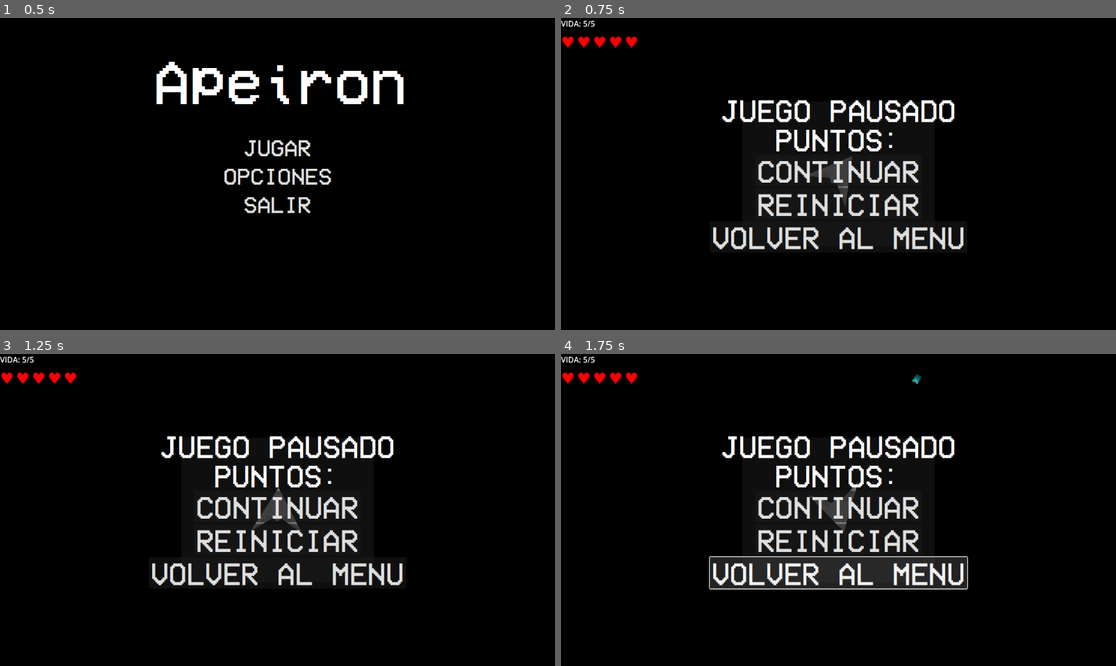
Above: before the commit, frames 1-4 (two rows, left to right).
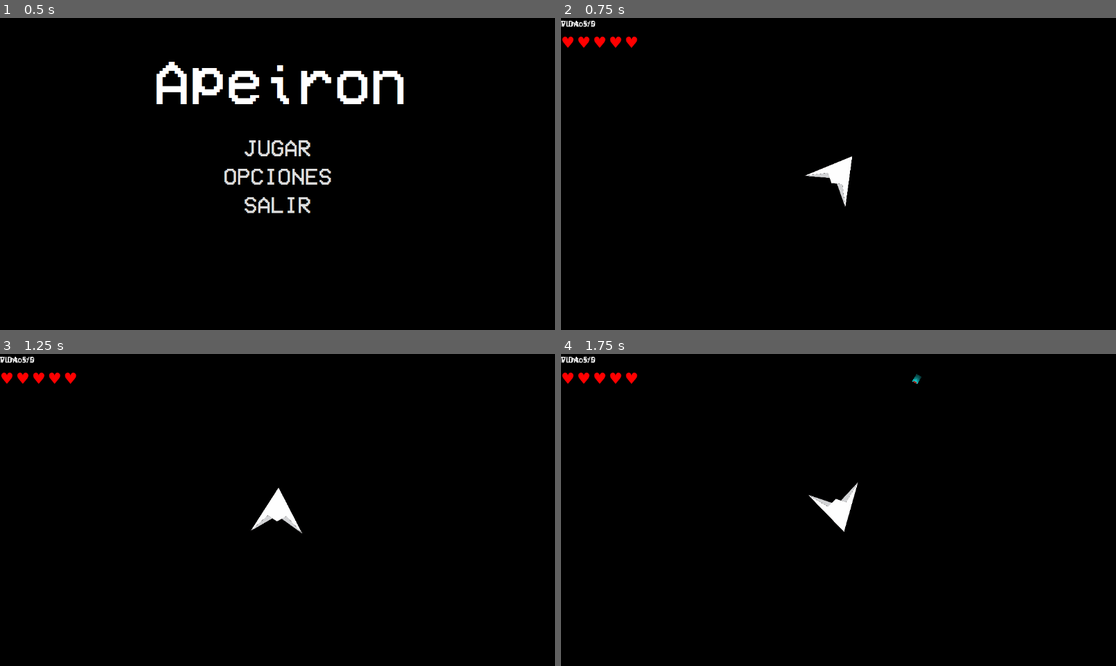
Above: after the commit, the same moments.

Repository: Maretesus666/Apeiron
Game: Godot game, scene res://scenes/menu.tscn
Two runs of this game, one before a commit and one after it. Both use one fixed random seed, a clock stepped at 60 frames per second and the inputs below.
Inputs (mouse positions are in pixels of both pictures, inside the frame that each line leads up to):
- Up to frame 1 (0.5 s): no input
- Up to frame 2 (0.75 s): click "JUGAR" at 0.5 s
- Up to frame 3 (1.25 s): no input
- Up to frame 4 (1.75 s): click (838, 572) at 1.25 s, where only the run before the commit has a clickable "VOLVER AL MENU"

Frame 1 is identical in both runs. In frame 2, 6.3% of the frame differs, in the area x 0-73%, y 0-75%; in frame 3, 6.3%; in frame 4, 9.8%, in the area x 0-74%, y 0-76%.
Error before the commit: Invalid assignment of property or key 'visible' with value of type 'bool' on a base object of type 'null instance'. (res://scripts/pause_menu.gd:49)

Commit message:
puntuaciones de enemigos

Diff:
--- a/apeiron-godot/scenes/Hub.tscn
+++ b/apeiron-godot/scenes/Hub.tscn
@@ -78,5 +78,5 @@
 text = "Play"
 
 [connection signal="pressed" from="TabContainer/Clicker/VBoxContainer/ClickButton" to="." method="_on_click_button_pressed"]
-[connection signal="pressed" from="TabContainer/Clicker/VBoxContainer/StartGameButton" to="." method="_on_start_game_button_pressed"]
+[connection signal="pressed" from="TabContainer/Clicker/VBoxContainer/StartGameButton" to="TabContainer/Clicker" method="_on_start_game_button_pressed"]
 [connection signal="pressed" from="TabContainer/Juego/VBoxContainer/PlayButton" to="." method="_on_play_button_pressed"]
--- a/apeiron-godot/scenes/game.tscn
+++ b/apeiron-godot/scenes/game.tscn
@@ -73,6 +73,16 @@
 [node name="HeartsContainer" type="HBoxContainer" parent="HUD/HealthContainer"]
 layout_mode = 2
 
+[node name="ScoreContainer" type="VBoxContainer" parent="HUD"]
+offset_right = 40.0
+offset_bottom = 40.0
+
+[node name="ScoreLabel" type="Label" parent="HUD/ScoreContainer"]
+layout_mode = 2
+
+[node name="ComboLabel" type="Label" parent="HUD/ScoreContainer"]
+layout_mode = 2
+
 [node name="PauseMenu" type="CanvasLayer" parent="."]
 script = ExtResource("6_u5sy4")
 
@@ -138,6 +148,6 @@
 theme_override_font_sizes/font_size = 64
 text = "VOLVER AL MENU"
 
-[connection signal="pressed" from="PauseMenu/Panel/VBoxContainer/ResumeButton" to="." method="_on_resume_button_pressed"]
-[connection signal="pressed" from="PauseMenu/Panel/VBoxContainer/RestartButton" to="." method="_on_restart_button_pressed"]
-[connection signal="pressed" from="PauseMenu/Panel/VBoxContainer/MenuButton" to="." method="_on_menu_button_pressed"]
+[connection signal="pressed" from="PauseMenu/Panel/VBoxContainer/ResumeButton" to="PauseMenu" method="_on_resume_button_pressed"]
+[connection signal="pressed" from="PauseMenu/Panel/VBoxContainer/RestartButton" to="PauseMenu" method="_on_restart_button_pressed"]
+[connection signal="pressed" from="PauseMenu/Panel/VBoxContainer/MenuButton" to="PauseMenu" method="_on_menu_button_pressed"]
--- a/apeiron-godot/scripts/clicker.gd
+++ b/apeiron-godot/scripts/clicker.gd
@@ -1,11 +1,137 @@
 extends Control
 
+@export var points_per_click: int = 1
+@export var points_per_second: int = 0
 
-# Called when the node enters the scene tree for the first time.
-func _ready() -> void:
-	pass # Replace with function body.
+var total_points: int = 0
+var upgrades_data = {
+	"auto_clicker": {"cost": 10, "level": 0, "points_per_sec": 1},
+	"click_power": {"cost": 15, "level": 0, "bonus": 1},
+	"super_auto": {"cost": 50, "level": 0, "points_per_sec": 5}
+}
 
+# Usar get_node para evitar errores si no existen los nodos
+@onready var points_label = get_node_or_null("VBoxContainer/PointsLabel")
+@onready var click_button = get_node_or_null("VBoxContainer/ClickButton")
+@onready var start_game_button = get_node_or_null("VBoxContainer/StartGameButton")
+@onready var upgrades_container = get_node_or_null("VBoxContainer/UpgradesContainer")
 
-# Called every frame. 'delta' is the elapsed time since the previous frame.
-func _process(delta: float) -> void:
-	pass
+signal start_game_requested
+
+func _ready():
+	update_ui()
+	setup_upgrades()
+
+	# Conectar señales manualmente si existen
+	if click_button:
+		click_button.pressed.connect(_on_click_button_pressed)
+	if start_game_button:
+		start_game_button.pressed.connect(_on_start_game_button_pressed)
+
+func _process(delta):
+	if points_per_second > 0:
+		total_points += int(points_per_second * delta)
+		update_ui()
+
+func _on_click_button_pressed():
+	var click_value = points_per_click
+
+	# Aplicar bonus de upgrade
+	if upgrades_data["click_power"]["level"] > 0:
+		click_value += upgrades_data["click_power"]["level"] * upgrades_data["click_power"]["bonus"]
+
+	total_points += click_value
+	update_ui()
+
+	# Efecto visual
+	spawn_click_effect()
+
+func spawn_click_effect():
+	if not click_button:
+		return
+
+	var label = Label.new()
+	label.text = "+" + str(points_per_click)
+	label.add_theme_font_size_override("font_size", 32)
+	label.add_theme_color_override("font_color", Color(1, 1, 0))
+
+	var pos = click_button.global_position + Vector2(
+		randf_range(-50, 50),
+		randf_range(-50, 50)
+	)
+	label.global_position = pos
+	get_parent().add_child(label)
+
+	# Animación de subida y fade
+	var tween = create_tween()
+	tween.tween_property(label, "position:y", pos.y - 100, 1.0)
+	tween.parallel().tween_property(label, "modulate:a", 0.0, 1.0)
+	tween.tween_callback(label.queue_free)
+
+func update_ui():
+	if points_label:
+		points_label.text = "Puntos: " + str(total_points)
+
+	# Actualizar visibilidad del botón de jugar
+	if start_game_button:
+		if total_points >= 100:
+			start_game_button.visible = true
+			start_game_button.text = "JUGAR (Gratis)"
+		else:
+			start_game_button.visible = false
+
+func setup_upgrades():
+	if not upgrades_container:
+		return
+
+	# Limpiar upgrades anteriores
+	for child in upgrades_container.get_children():
+		child.queue_free()
+
+	# Crear botones de upgrade
+	for upgrade_id in upgrades_data.keys():
+		var upgrade = upgrades_data[upgrade_id]
+		var button = Button.new()
+
+		update_upgrade_button_text(button, upgrade_id)
+		button.pressed.connect(_on_upgrade_pressed.bind(upgrade_id))
+
+		upgrades_container.add_child(button)
+
+func update_upgrade_button_text(button: Button, upgrade_id: String):
+	var upgrade = upgrades_data[upgrade_id]
+	var cost = upgrade["cost"] * (upgrade["level"] + 1)
+
+	var name_text = ""
+	match upgrade_id:
+		"auto_clicker":
+			name_text = "Auto-Clicker"
+		"click_power":
+			name_text = "Poder de Click"
+		"super_auto":
+			name_text = "Super Auto"
+
+	button.text = "%s Lv.%d - Costo: %d" % [name_text, upgrade["level"], cost]
+	button.disabled = total_points < cost
+
+func _on_upgrade_pressed(upgrade_id: String):
+	var upgrade = upgrades_data[upgrade_id]
+	var cost = upgrade["cost"] * (upgrade["level"] + 1)
+
+	if total_points >= cost:
+		total_points -= cost
+		upgrade["level"] += 1
+
+		# Aplicar efecto del upgrade
+		match upgrade_id:
+			"auto_clicker":
+				points_per_second += upgrade["points_per_sec"]
+			"super_auto":
+				points_per_second += upgrade["points_per_sec"]
+
+		update_ui()
+		setup_upgrades()
+
+func _on_start_game_button_pressed():
+	start_game_requested.emit()
+	get_tree().change_scene_to_file("res://scenes/game.tscn")
--- a/apeiron-godot/scripts/enemigo.gd
+++ b/apeiron-godot/scripts/enemigo.gd
@@ -1,61 +1,90 @@
 extends Area2D
 
 # Configuración del enemigo
-@export var speed = 150.0  # Velocidad de movimiento
-@export var health = 3  # Vida del enemigo
-@export var damage = 1  # Daño que causa al jugador
+@export var speed = 150.0
+@export var health = 3
+@export var damage = 1
 
-var player = null  # Referencia al jugador
+var player = null
 
 func _ready():
-	# Conectar señales
 	body_entered.connect(_on_body_entered)
 	area_entered.connect(_on_area_entered)
-
-	# Buscar al jugador en la escena
 	player = get_tree().get_first_node_in_group("player")
 
 func _process(delta):
 	if player:
-		# Calcular dirección hacia el jugador
 		var direction = (player.global_position - global_position).normalized()
-
-		# Mover hacia el jugador
 		global_position += direction * speed * delta
-
-		# Opcional: rotar el enemigo hacia el jugador
 		rotation = direction.angle()
 
 func take_damage(amount: int):
 	health -= amount
-
-	# Efecto visual opcional (parpadeo)
 	flash_effect()
+	spawn_hit_particles()
 
 	if health <= 0:
 		die()
 
 func die():
-	# Aquí puedes añadir efectos de muerte
-	# Por ejemplo: explosión, sonido, partículas
-	queue_free()  # Eliminar el enemigo
+	spawn_death_particles()
+
+	# Dar puntos al jugador - VERIFICAR que ScoreManager exista
+	if ScoreManager:
+		ScoreManager.add_score(10)
+
+	queue_free()
 
 func flash_effect():
-	# Efecto de parpadeo al recibir daño
-	modulate = Color(1, 0, 0)  # Rojo
+	modulate = Color(1, 0, 0)
 	await get_tree().create_timer(0.1).timeout
-	modulate = Color(1, 1, 1)  # Volver a normal
+	modulate = Color(1, 1, 1)
+
+func spawn_hit_particles():
+	var particles = CPUParticles2D.new()
+	particles.global_position = global_position
+	particles.emitting = true
+	particles.one_shot = true
+	particles.amount = 8
+	particles.lifetime = 0.5
+	particles.explosiveness = 1.0
+	particles.spread = 180
+	particles.initial_velocity_min = 100
+	particles.initial_velocity_max = 200
+	particles.scale_amount_min = 2
+	particles.scale_amount_max = 4
+	particles.color = Color(1, 0.3, 0.1)
+	get_tree().root.add_child(particles)
+
+	await get_tree().create_timer(particles.lifetime).timeout
+	particles.queue_free()
+
+func spawn_death_particles():
+	var particles = CPUParticles2D.new()
+	particles.global_position = global_position
+	particles.emitting = true
+	particles.one_shot = true
+	particles.amount = 20
+	particles.lifetime = 0.8
+	particles.explosiveness = 1.0
+	particles.spread = 180
+	particles.initial_velocity_min = 150
+	particles.initial_velocity_max = 300
+	particles.scale_amount_min = 3
+	particles.scale_amount_max = 6
+	particles.color = Color(1, 0.5, 0)
+	get_tree().root.add_child(particles)
+
+	await get_tree().create_timer(particles.lifetime).timeout
+	particles.queue_free()
 
 func _on_body_entered(body):
-	# Si choca con el jugador
 	if body.is_in_group("player"):
-		# Aquí puedes hacer daño al jugador
 		if body.has_method("take_damage"):
 			body.take_damage(damage)
-		die()  # El enemigo muere al chocar
+		die()
 
 func _on_area_entered(area):
-	# Si es una bala del jugador
 	if area.is_in_group("player_bullet"):
 		take_damage(1)
-		area.queue_free()  # Destruir la bala
+		area.queue_free()
--- a/apeiron-godot/scripts/hud.gd
+++ b/apeiron-godot/scripts/hud.gd
@@ -2,8 +2,9 @@
 
 @onready var health_label = $HealthContainer/HealthLabel
 @onready var hearts_container = $HealthContainer/HeartsContainer
-@onready var score_label = $ScoreContainer/ScoreLabel
-@onready var combo_label = $ScoreContainer/ComboLabel
+# Comentar temporalmente score si no existe el contenedor
+# @onready var score_label = $ScoreContainer/ScoreLabel
+# @onready var combo_label = $ScoreContainer/ComboLabel
 
 var heart_full = "♥"
 var heart_empty = "♡"
@@ -15,19 +16,23 @@
 		player.player_died.connect(_on_player_died)
 		_on_player_health_changed(player.current_health, player.max_health)
 
-	# Conectar al ScoreManager
-	if ScoreManager:
+	# Conectar al ScoreManager solo si existe
+	if has_node("ScoreContainer/ScoreLabel") and ScoreManager:
+		var score_label = $ScoreContainer/ScoreLabel
+		var combo_label = $ScoreContainer/ComboLabel
 		ScoreManager.score_changed.connect(_on_score_changed)
 		ScoreManager.combo_changed.connect(_on_combo_changed)
 		_on_score_changed(ScoreManager.score)
 		_on_combo_changed(ScoreManager.combo)
 
 func _on_score_changed(new_score: int):
-	if score_label:
+	if has_node("ScoreContainer/ScoreLabel"):
+		var score_label = $ScoreContainer/ScoreLabel
 		score_label.text = "Puntos: " + str(new_score)
 
 func _on_combo_changed(new_combo: int):
-	if combo_label:
+	if has_node("ScoreContainer/ComboLabel"):
+		var combo_label = $ScoreContainer/ComboLabel
 		if new_combo > 1:
 			combo_label.visible = true
 			combo_label.text = "Combo x" + str(new_combo)
--- a/apeiron-godot/scripts/pause_menu.gd
+++ b/apeiron-godot/scripts/pause_menu.gd
@@ -1,11 +1,12 @@
 extends CanvasLayer
 
-@onready var pause_panel = $PausePanel
-@onready var title_label = $PausePanel/VBoxContainer/TitleLabel
-@onready var score_label = $PausePanel/VBoxContainer/ScoreLabel
-@onready var resume_button = $PausePanel/VBoxContainer/ResumeButton
-@onready var restart_button = $PausePanel/VBoxContainer/RestartButton
-@onready var menu_button = $PausePanel/VBoxContainer/MenuButton
+# Cambiar los nombres para que coincidan con tu escena
+@onready var pause_panel = $Panel  # ← CAMBIO: Tu nodo se llama Panel, no PausePanel
+@onready var title_label = $Panel/VBoxContainer/TitleLabel
+@onready var score_label = $Panel/VBoxContainer/ScoreLabel
+@onready var resume_button = $Panel/VBoxContainer/ResumeButton
+@onready var restart_button = $Panel/VBoxContainer/RestartButton
+@onready var menu_button = $Panel/VBoxContainer/MenuButton
 
 var is_paused = false
 var is_game_over = false
@@ -63,4 +64,4 @@
 
 func _on_menu_button_pressed():
 	get_tree().paused = false
-	get_tree().change_scene_to_file("res://scenes/menu.tscn")
+	get_tree().change_scene_to_file("res://scenes/Hub.tscn")  # ← CAMBIO: Ir a Hub en vez de menu
